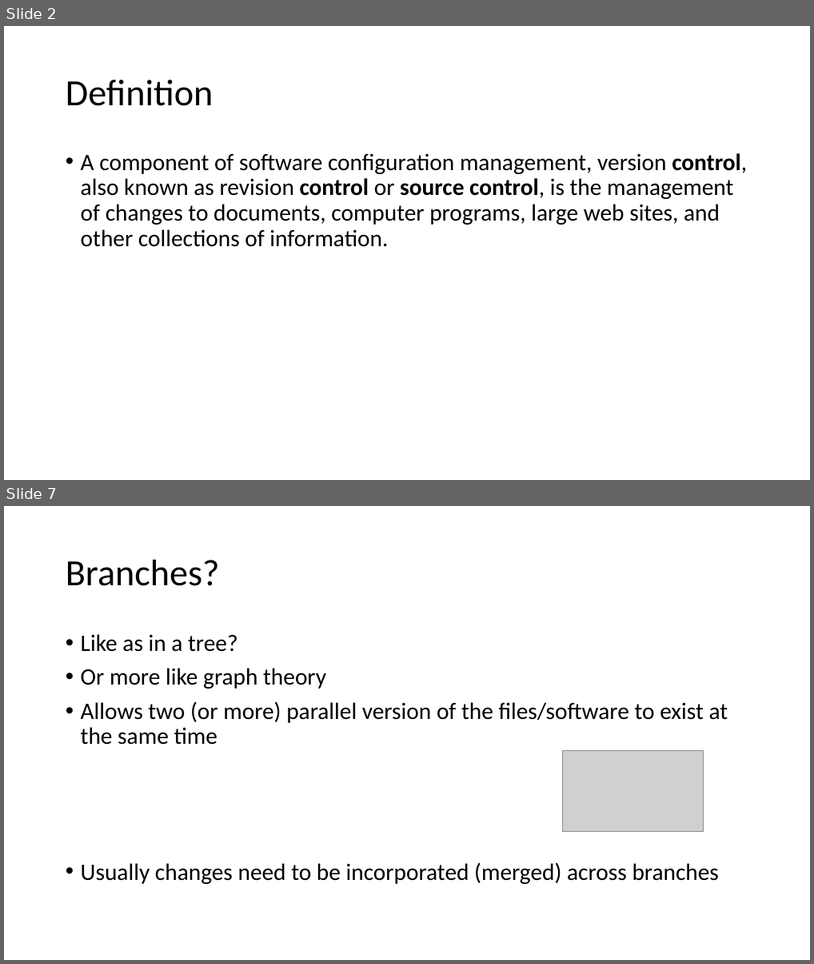
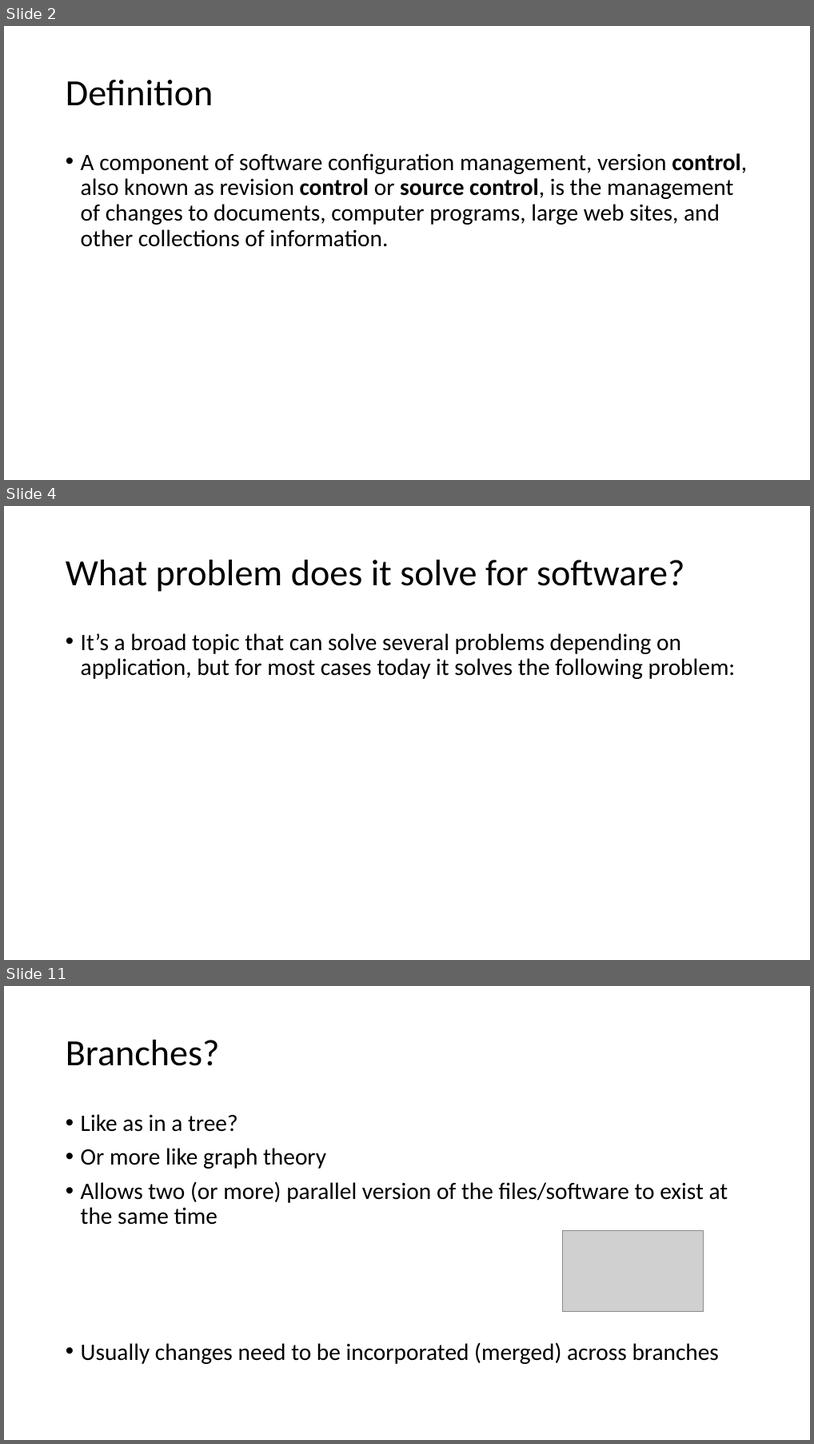
Before and after one commit to milodotnet/bootcamp, a slide deck: SourceControlPresentation.pptx. Shown one above the other, each under a label of ours: slides 2 and 7 before the commit, slides 2, 4 and 11 after it; the slides between them are not shown. The pictures are 814x964 and 814x1444 pixels, drawn with LibreOffice and Linux fonts; fonts in the diff are those of the drawing; grey boxes stand for pictures. Boxes give left, top, right and bottom in pixels: in the first picture for what was removed or moved away, otherwise in the second. Text is boxed around its words. In the diff, an @@ line names an element or a change of style, - is before the commit and + after.

```diff
--- a/SourceControlPresentation.pptx
+++ b/SourceControlPresentation.pptx
@@ slide 4 added at (4, 506, 810, 960), background #FFFFFF @@
@@ title added at (66, 560, 685, 592), 44 pt, text #000000 @@
+What problem does it solve for software?
@@ text added at (81, 633, 736, 679), 28 pt, text #000000 @@
+• It’s a broad topic that can solve several problems depending on application, but for most cases today it solves the following problem:
@@ what was slide 7 is now slide 11 @@
```
Also in this commit, not shown: 4 slides changed, 3 other slides added.
